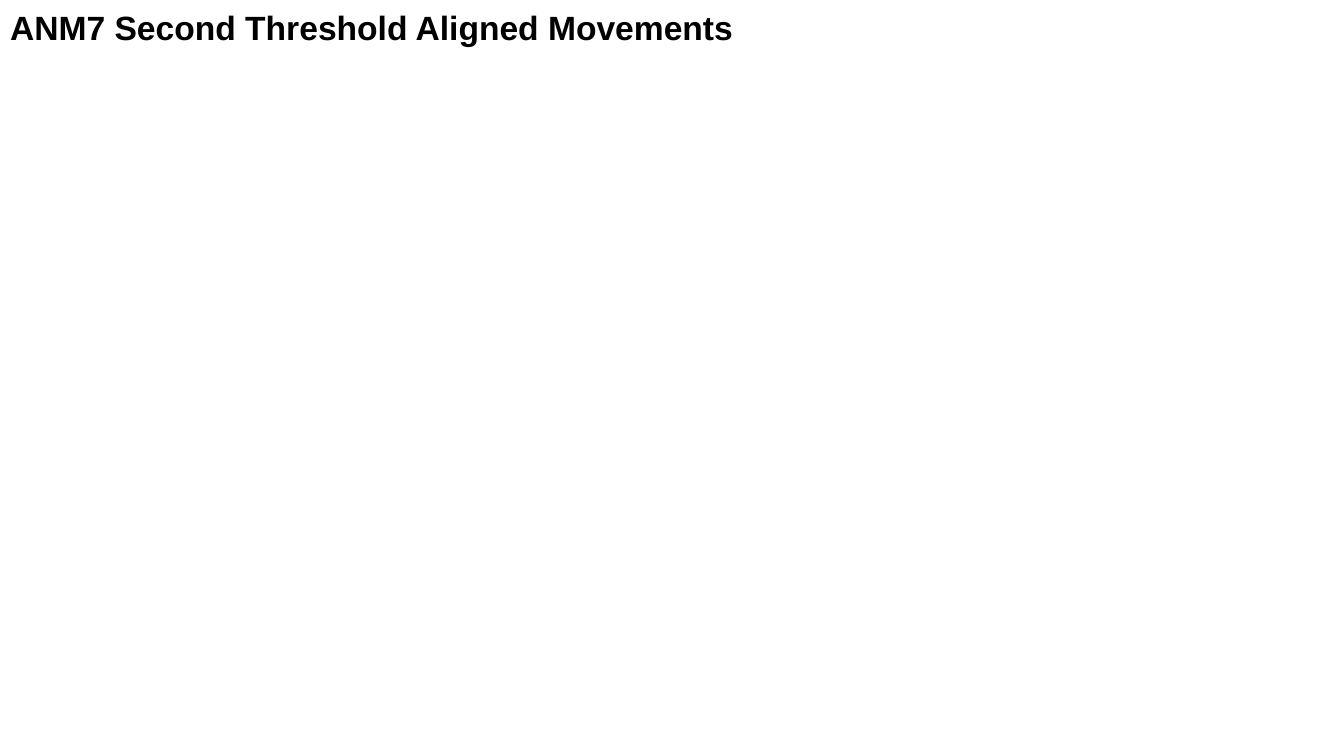
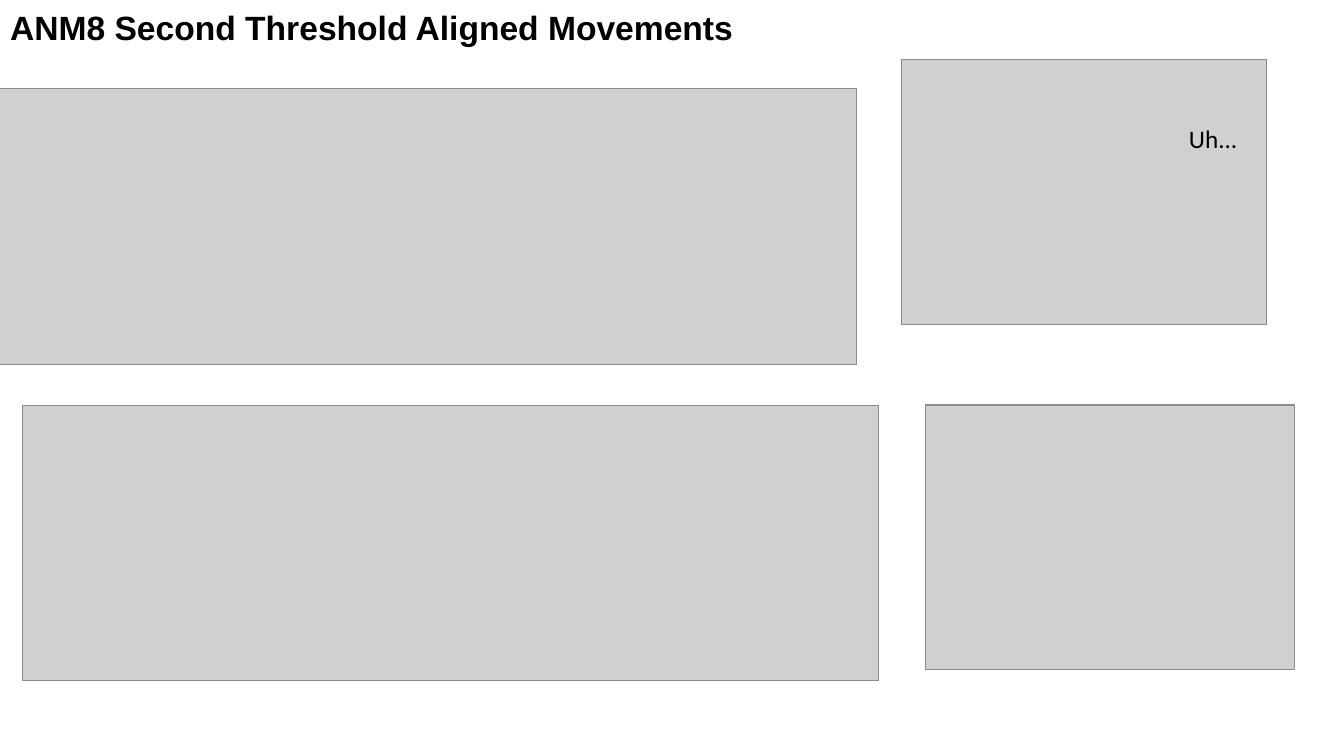
Before and after one commit to paulazoo/behavior, a slide deck: slide 3 of presentations_and_figures/240205.pptx (slide 2 before the commit). Drawn at 1344x756 pixels with LibreOffice and Linux fonts; fonts in the diff are those of the drawing; grey boxes stand for pictures. Boxes give left, top, right and bottom in pixels: in the first picture for what was removed or moved away, otherwise in the second. Text is boxed around its words. In the diff, an @@ line names an element or a change of style, - is before the commit and + after.

```diff
--- a/presentations_and_figures/240205.pptx
+++ b/presentations_and_figures/240205.pptx
@@ title at (x1=10, y1=15, x2=733, y2=47): text changed @@
-ANM7 Second Threshold Aligned Movements
+ANM8 Second Threshold Aligned Movements
@@ picture added at (x1=0, y1=89, x2=857, y2=365) @@
@@ picture added at (x1=901, y1=60, x2=1266, y2=325) @@
@@ text added at (x1=1189, y1=130, x2=1237, y2=148), 18 pt, text #000000 @@
+Uh...
@@ picture added at (x1=22, y1=405, x2=879, y2=682) @@
@@ picture added at (x1=926, y1=405, x2=1296, y2=669) @@
```
Also in this commit, not shown: 3 other slides changed, 1 slide removed, 7 other files.
